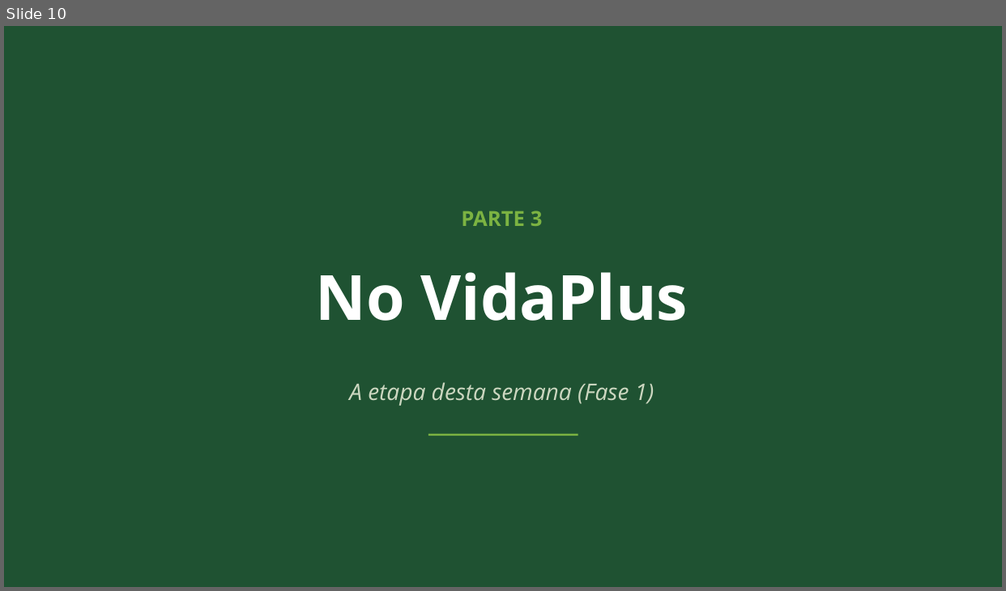
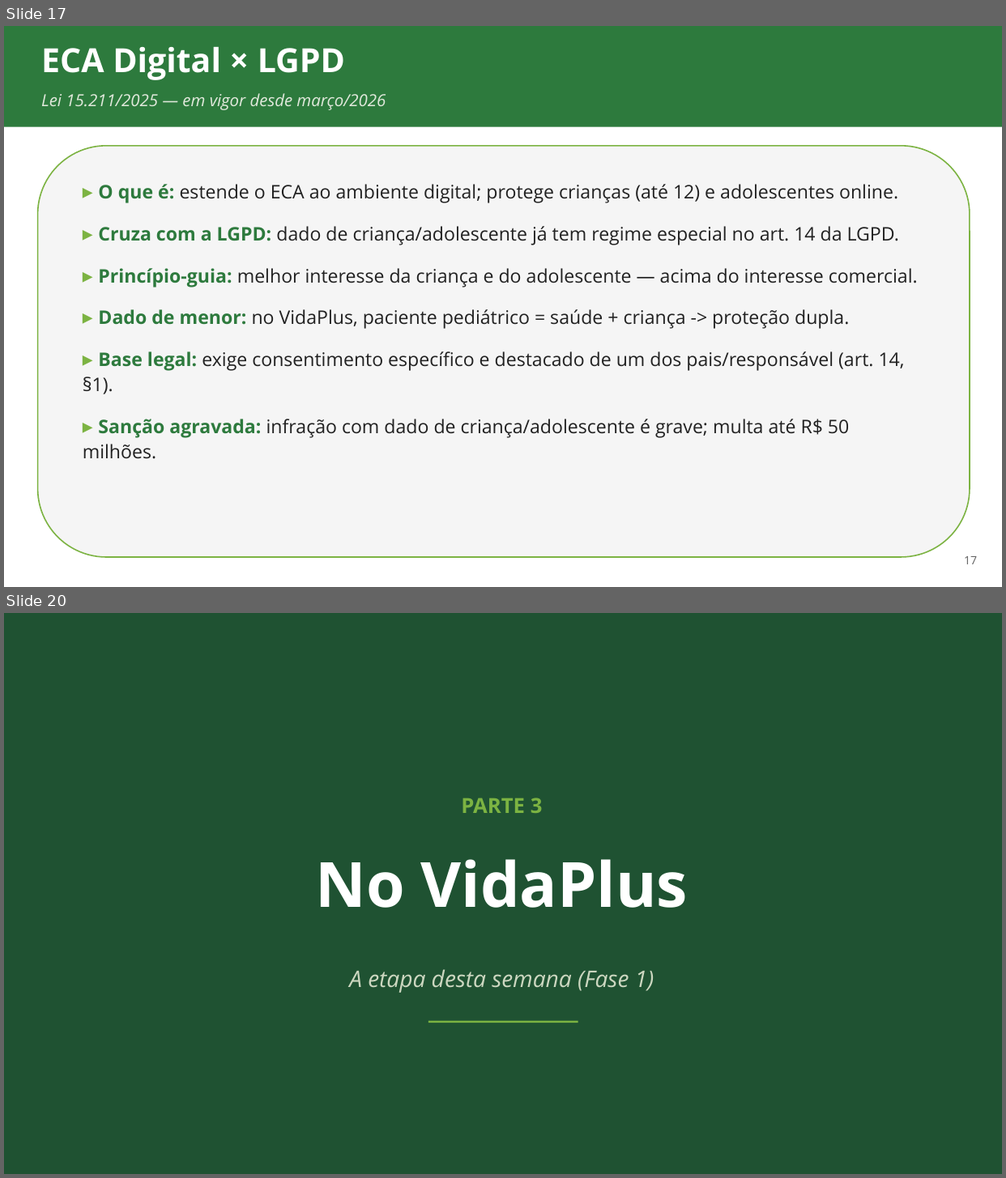
Before and after one commit to ads-sapucaia-ssc/SSC, a slide deck: aulas/aula-02-requisitos-e-lgpd.pptx. Shown one above the other, each under a label of ours: slide 10 before the commit, slides 17 and 20 after it; the slides between them are not shown. The pictures are 1006x591 and 1006x1178 pixels, drawn with LibreOffice and Linux fonts; fonts in the diff are those of the drawing. Boxes give left, top, right and bottom in pixels: in the first picture for what was removed or moved away, otherwise in the second. Text is boxed around its words. In the diff, an @@ line names an element or a change of style, - is before the commit and + after.

```diff
--- a/aulas/aula-02-requisitos-e-lgpd.pptx
+++ b/aulas/aula-02-requisitos-e-lgpd.pptx
@@ slide 17 added at (x1=4, y1=26, x2=1002, y2=587), background #FFFFFF @@
@@ rectangle added at (x1=4, y1=26, x2=1002, y2=127), fill #2D7A3D @@
@@ text added at (x1=41, y1=46, x2=345, y2=80), 32 pt, text #FFFFFF, bold @@
+ECA Digital × LGPD
@@ text added at (x1=41, y1=93, x2=386, y2=110), 16 pt, text #E0E8DB, italic @@
+Lei 15.211/2025 — em vigor desde março/2026
@@ rounded rectangle added at (x1=38, y1=146, x2=970, y2=557), fill #F5F5F5, outline #7CB342 1.25 pt @@
@@ text added at (x1=83, y1=184, x2=918, y2=459), 18 pt, text #212121 @@
+▸ O que é: estende o ECA ao ambiente digital; protege crianças (até 12) e adolescentes online.
+▸ Cruza com a LGPD: dado de criança/adolescente já tem regime especial no art. 14 da LGPD.
+▸ Princípio-guia: melhor interesse da criança e do adolescente — acima do interesse comercial.
+▸ Dado de menor: no VidaPlus, paciente pediátrico = saúde + criança -> proteção dupla.
+▸ Base legal: exige consentimento específico e destacado de um dos pais/responsável (art. 14, §1).
+▸ Sanção agravada: infração com dado de criança/adolescente é grave; multa até R$ 50 milhões.
@@ text added at (x1=964, y1=557, x2=977, y2=565), 11 pt, text #616161 @@
+17
@@ what was slide 10 is now slide 20 @@
```
Also in this commit, not shown: 4 slides changed, 9 other slides added, 12 other files.
